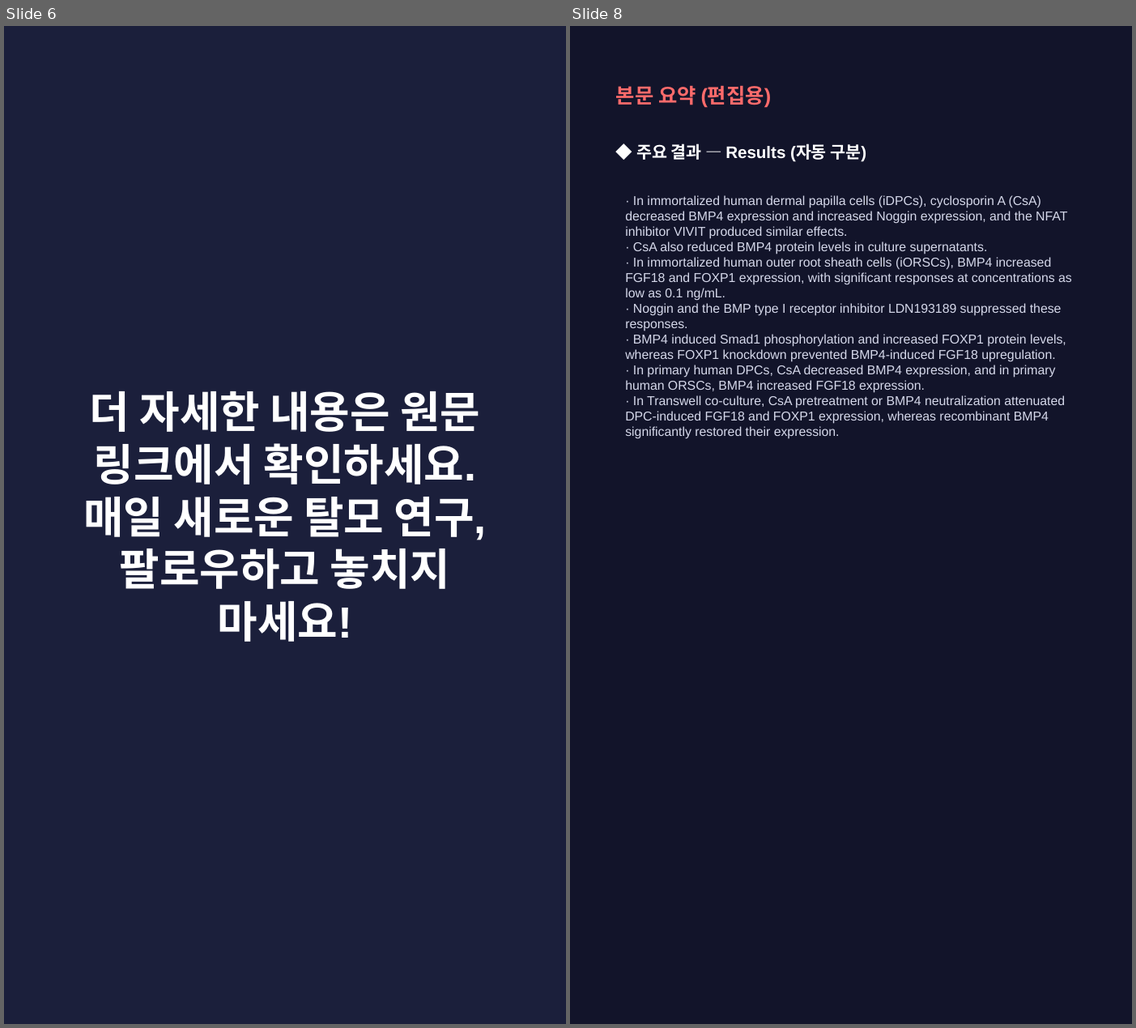
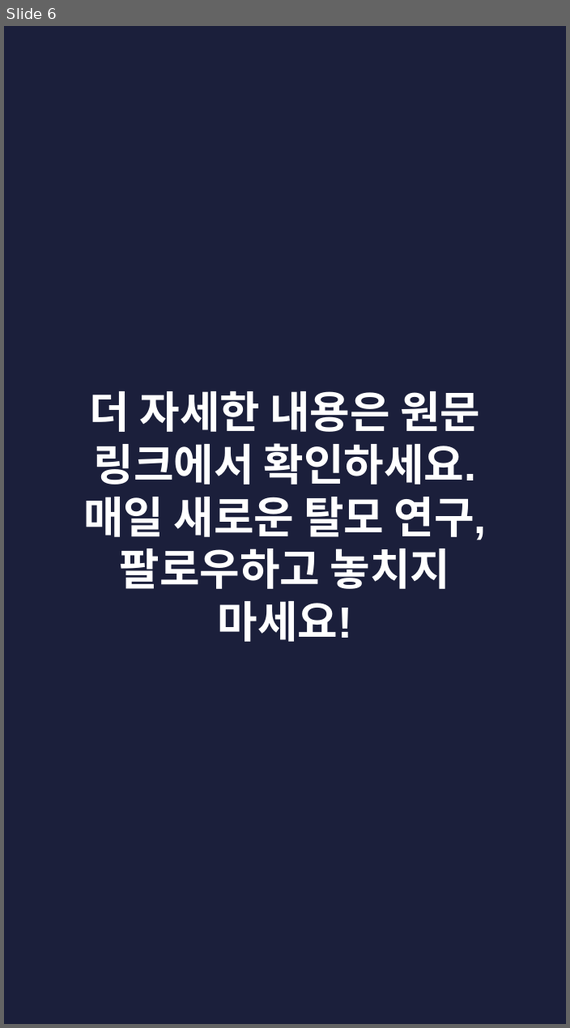
Before and after one commit to hyokang2010-BJ-ANTH/product-builder-test, a slide deck: pwa/data/latest/slides.pptx. Shown side by side, each under a label of ours: slides 6 and 8 before the commit, slide 6 after it; the slides between them are not shown. The pictures are 1136x1028 and 570x1028 pixels, drawn with LibreOffice and Linux fonts; fonts in the diff are those of the drawing. Boxes give left, top, right and bottom in pixels: in the first picture for what was removed or moved away, otherwise in the second. Text is boxed around its words. In the diff, an @@ line names an element or a change of style, - is before the commit and + after.

```diff
--- a/pwa/data/latest/slides.pptx
+++ b/pwa/data/latest/slides.pptx
@@ slide 8 removed at (x1=570, y1=26, x2=1132, y2=1024), background #12142A @@
@@ text removed at (x1=616, y1=85, x2=772, y2=108) @@
-본문 요약 (편집용)
@@ text removed at (x1=636, y1=143, x2=867, y2=162) @@
-◆ 주요 결과 — Results (자동 구분)
@@ text removed at (x1=625, y1=195, x2=1072, y2=439) @@
-· In immortalized human dermal papilla cells (iDPCs), cyclosporin A (CsA) decreased BMP4 expression and increased Noggin expression, and the NFAT inhibitor VIVIT produced similar effects.
-· CsA also reduced BMP4 protein levels in culture supernatants.
-· In immortalized human outer root sheath cells (iORSCs), BMP4 increased FGF18 and FOXP1 expression, with significant responses at concentrations as low as 0.1 ng/mL.
-· Noggin and the BMP type I receptor inhibitor LDN193189 suppressed these responses.
-· BMP4 induced Smad1 phosphorylation and increased FOXP1 protein levels, whereas FOXP1 knockdown prevented BMP4-induced FGF18 upregulation.
-· In primary human DPCs, CsA decreased BMP4 expression, and in primary human ORSCs, BMP4 increased FGF18 expression.
-· In Transwell co-culture, CsA pretreatment or BMP4 neutralization attenuated DPC-induced FGF18 and FOXP1 expression, whereas recombinant BMP4 significantly restored their expression.
```
Also in this commit, not shown: 3 slides changed, 4 slides added, 3 other slides removed, 26 other files.
